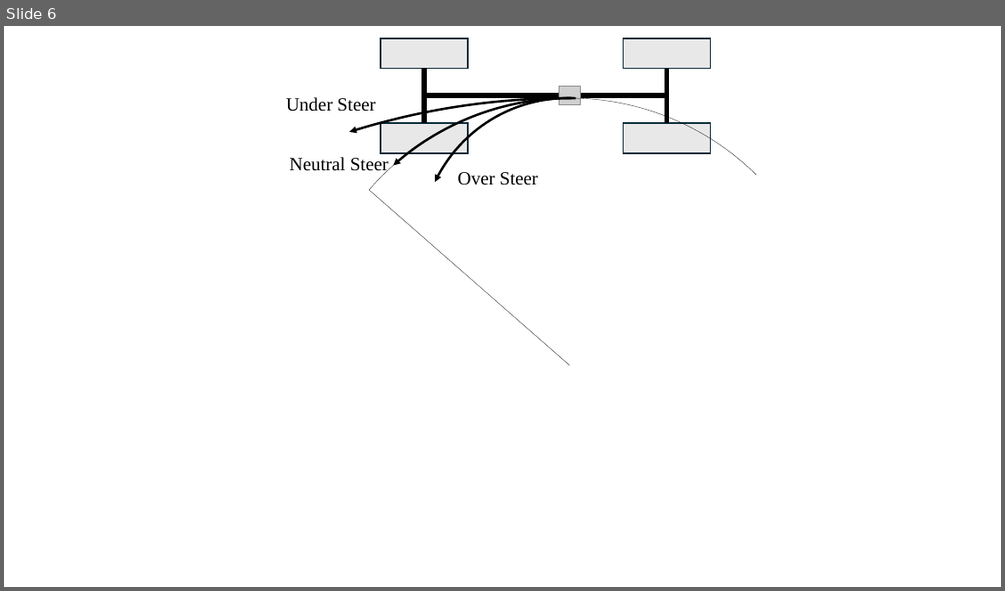
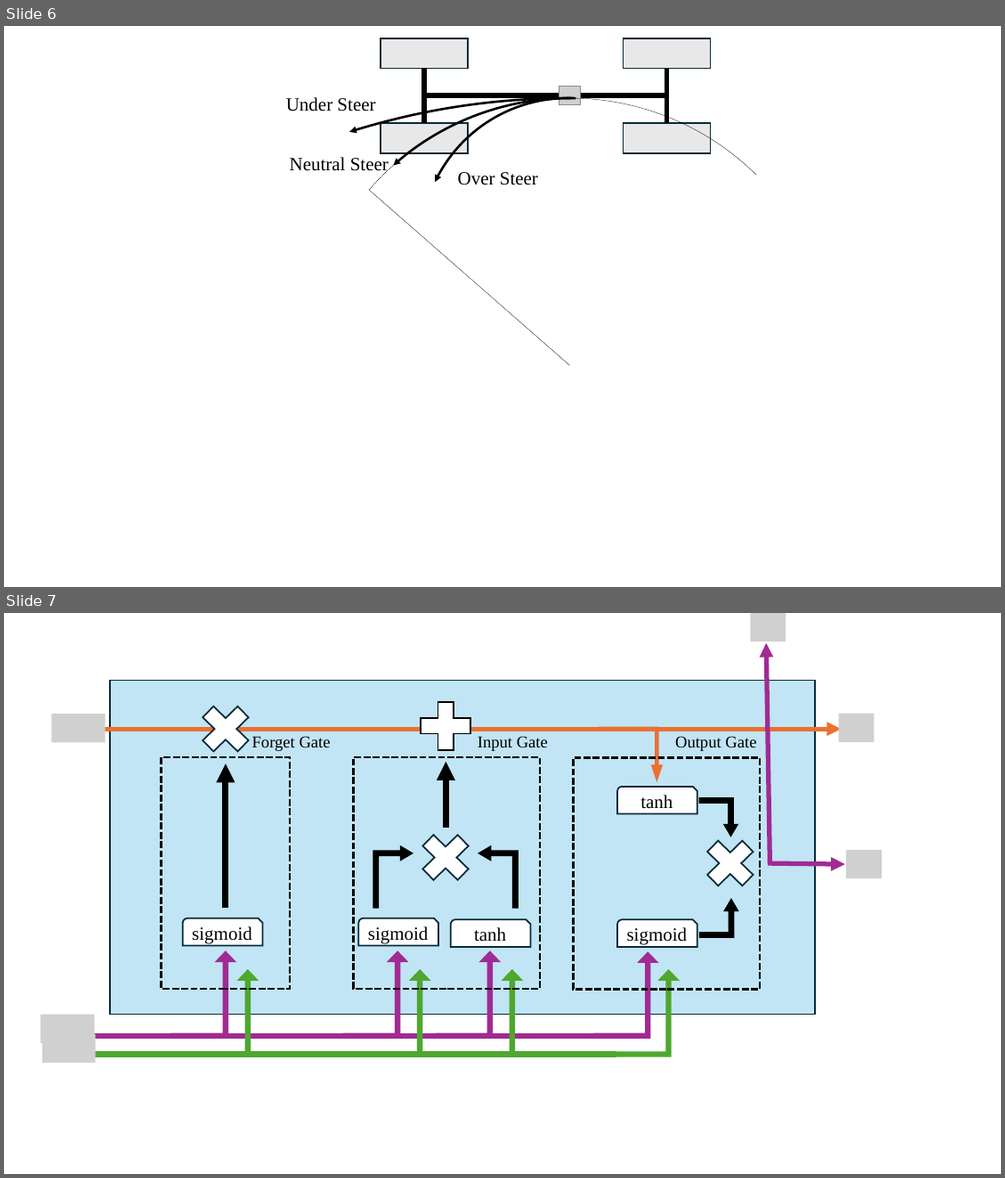
Before and after one commit to epoxx-arch/Torque_vectoringthesis, a slide deck: 졸업 논문/그림모음.pptx. Shown one above the other, each under a label of ours: slide 6 before the commit, slides 6 and 7 after it. The pictures are 1005x591 and 1005x1178 pixels, drawn with LibreOffice and Linux fonts; fonts in the diff are those of the drawing; grey boxes stand for pictures. Boxes give left, top, right and bottom in pixels: in the first picture for what was removed or moved away, otherwise in the second. Text is boxed around its words. In the diff, an @@ line names an element or a change of style, - is before the commit and + after.

```diff
--- a/졸업 논문/그림모음.pptx
+++ b/졸업 논문/그림모음.pptx
@@ slide 7 added at (x1=4, y1=613, x2=1001, y2=1174), background #FFFFFF @@
@@ group added at (x1=40, y1=613, x2=882, y2=1062): 13 bent up arrows, 6 rectangles, 6 pictures, 5 snip round rects, 5 arrows, 3 crosses, 3 texts, 1 plus sign @@
+sigmoid
+sigmoid
+sigmoid
+tanh
+tanh
+Forget Gate
+Input Gate
+Output Gate
```
Also in this commit, not shown: 2 other files.
